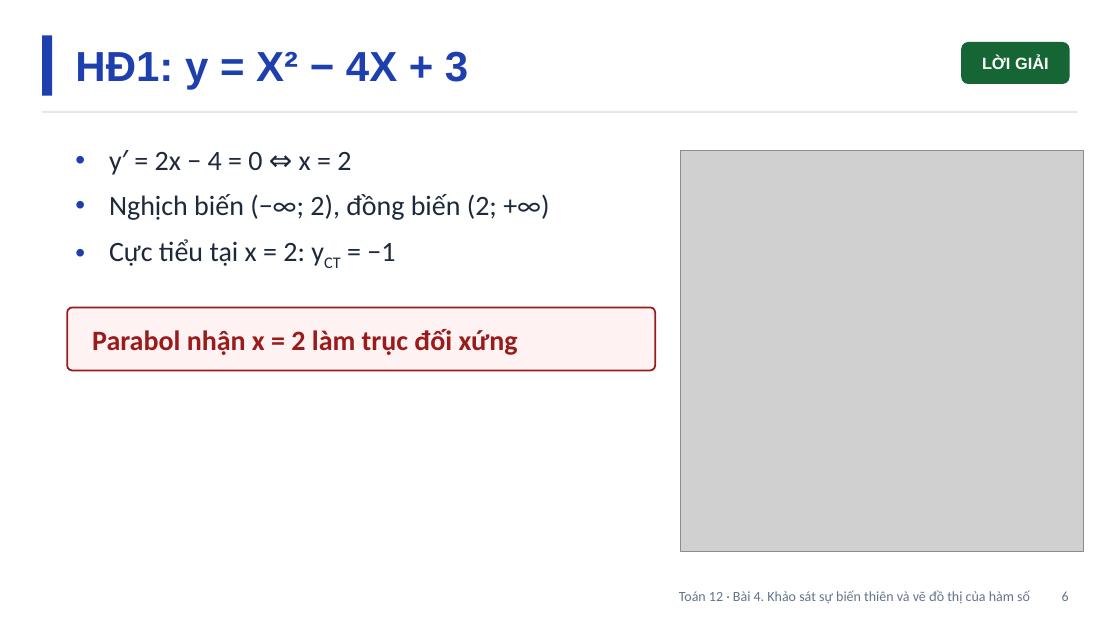
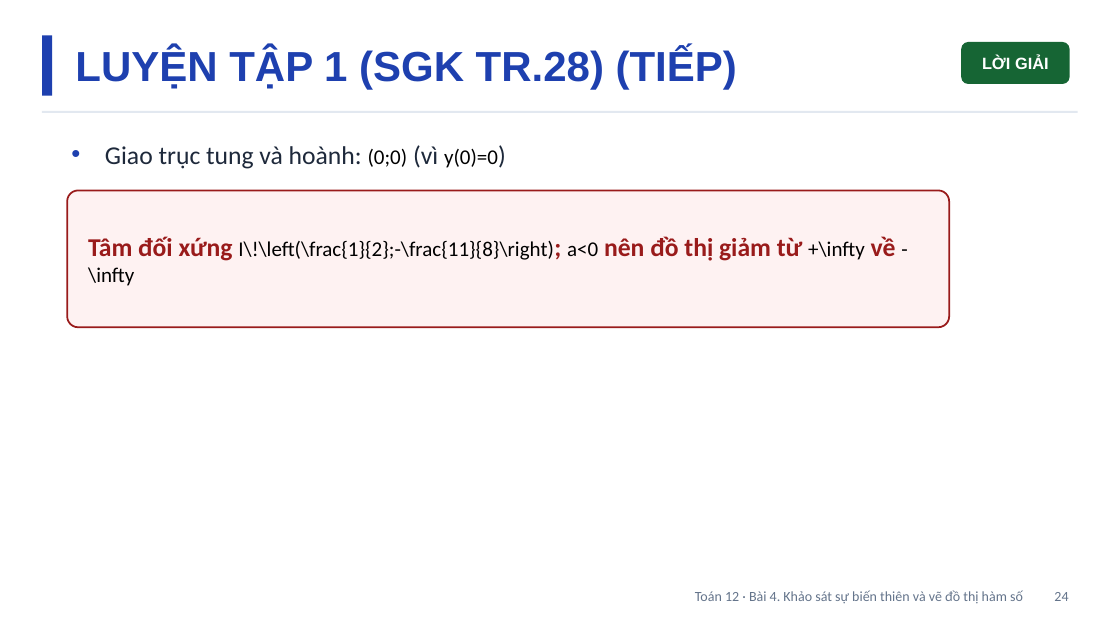
Before and after one commit to Trangtu66/Taode_thi_online, a slide deck: slide 24 of mon/toan/slide/lop12/Slide_TOAN12_Bai4_T14-18.pptx (slide 6 before the commit). Drawn at 1120x630 pixels with LibreOffice and Linux fonts; fonts in the diff are those of the drawing; grey boxes stand for pictures. Boxes give left, top, right and bottom in pixels: in the first picture for what was removed or moved away, otherwise in the second. Text is boxed around its words. In the diff, an @@ line names an element or a change of style, - is before the commit and + after.

```diff
--- a/mon/toan/slide/lop12/Slide_TOAN12_Bai4_T14-18.pptx
+++ b/mon/toan/slide/lop12/Slide_TOAN12_Bai4_T14-18.pptx
@@ text at (75,48,737,90): text changed @@
-HĐ1: y = X² − 4X + 3
+LUYỆN TẬP 1 (SGK TR.28) (TIẾP)
@@ text added at (105,145,498,169), 22 pt, text #1E293B @@
+• Giao trục tung và hoành: (0;0) (vì y(0)=0)
@@ text removed at (109,152,497,266) @@
-• y′ = 2x − 4 = 0 ⇔ x = 2
-• Nghịch biến (−∞; 2), đồng biến (2; +∞)
-• Cực tiểu tại x = 2: yCT = −1
@@ picture removed at (681,150,1084,551) @@
@@ rounded rectangle added at (67,191,949,328), fill #FEF2F2, outline #991B1B 1.5 pt @@
@@ text added at (88,236,896,286), 18 pt, text #000000 @@
+Tâm đối xứng I\!\left(\frac{1}{2};-\frac{11}{8}\right); a<0 nên đồ thị giảm từ +\infty về -\infty
@@ rounded rectangle removed at (67,308,655,371) @@
@@ text removed at (92,329,518,355) @@
-Parabol nhận x = 2 làm trục đối xứng
@@ text at (695,590,1068,603): text changed @@
-Toán 12 · Bài 4. Khảo sát sự biến thiên và vẽ đồ thị của hàm số 6
+Toán 12 · Bài 4. Khảo sát sự biến thiên và vẽ đồ thị hàm số 24
```
Also in this commit, not shown: 22 other slides changed, 42 slides added, 1 slide removed.
